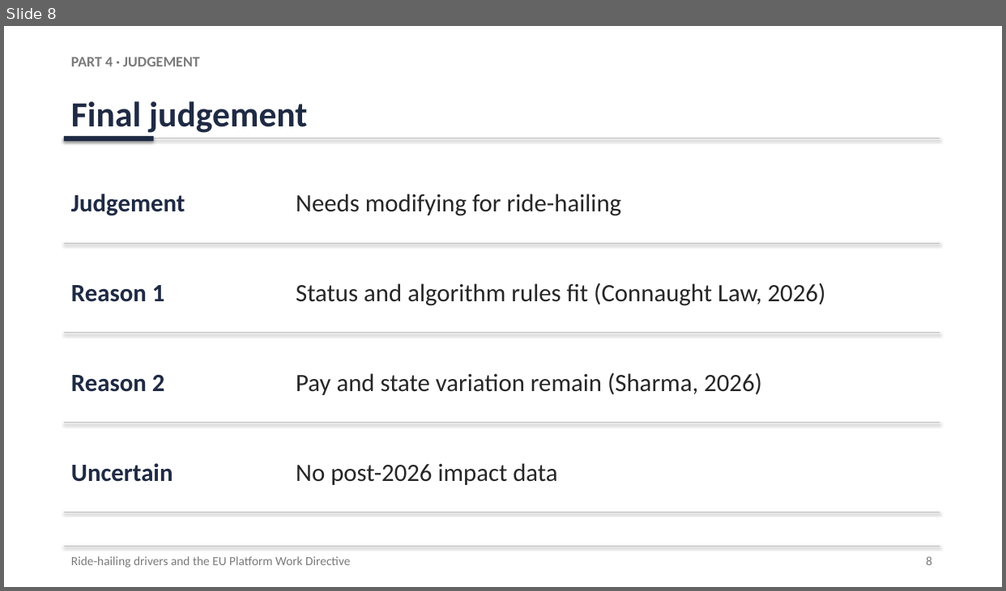
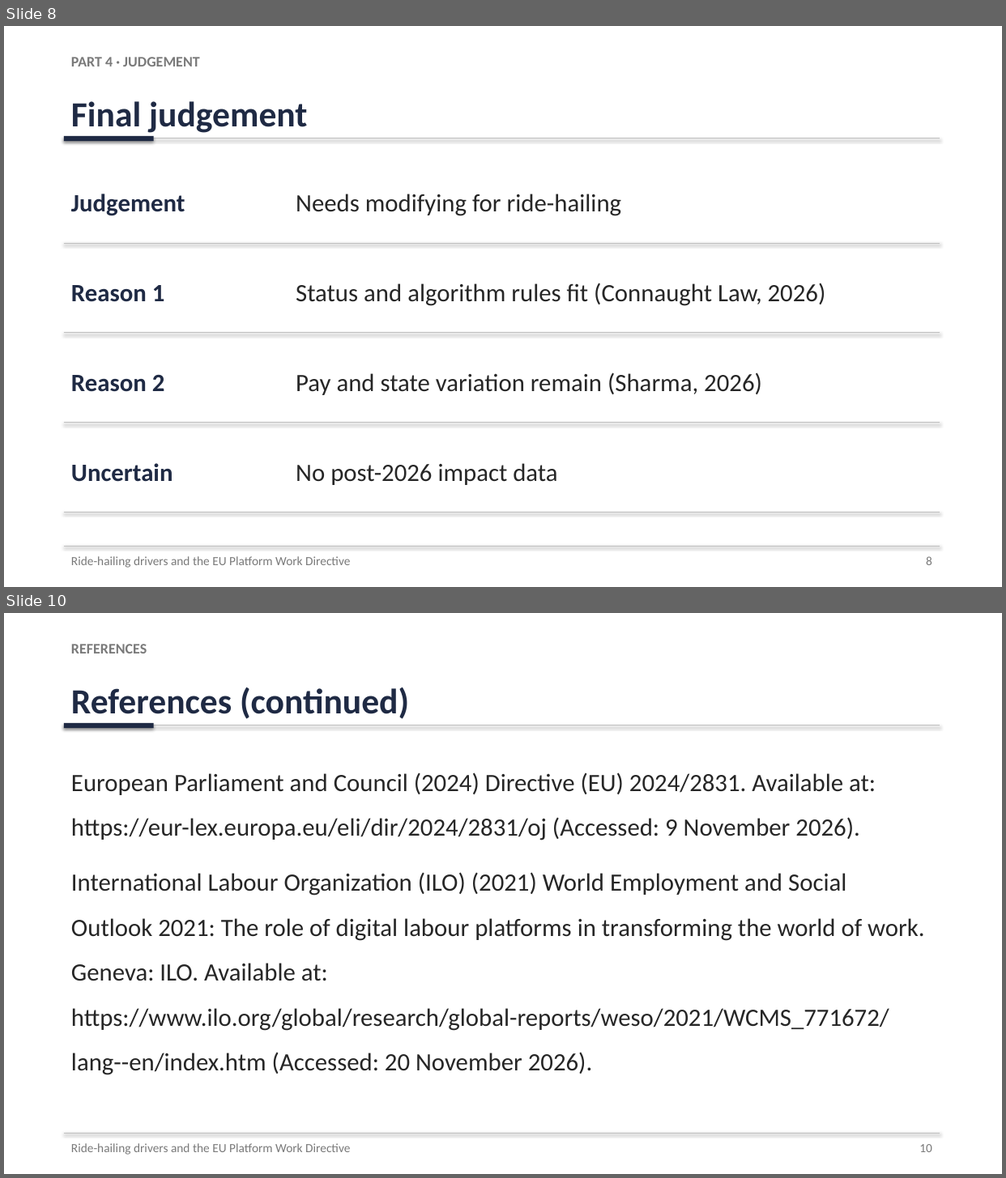
Before and after one commit to karanrg22-svg/skill, a slide deck: Ride-Hailing_Presentation.pptx. Shown one above the other, each under a label of ours: slide 8 before the commit, slides 8 and 10 after it; the slides between them are not shown. The pictures are 1006x591 and 1006x1178 pixels, drawn with LibreOffice and Linux fonts; fonts in the diff are those of the drawing. Boxes give left, top, right and bottom in pixels: in the first picture for what was removed or moved away, otherwise in the second. Text is boxed around its words. In the diff, an @@ line names an element or a change of style, - is before the commit and + after.

```diff
--- a/Ride-Hailing_Presentation.pptx
+++ b/Ride-Hailing_Presentation.pptx
@@ slide 10 added at (x1=4, y1=613, x2=1002, y2=1174), background #FFFFFF @@
@@ text added at (x1=71, y1=644, x2=147, y2=653), 14 pt, text #7A7A7A, bold @@
+REFERENCES
@@ text added at (x1=71, y1=688, x2=409, y2=719), 34 pt, text #1F2A44, bold @@
+References (continued)
@@ line added from (64, 726) to (940, 726), #BFBFBF 0.75 pt @@
@@ rectangle added at (x1=64, y1=723, x2=154, y2=728), fill #1F2A44 @@
@@ text added at (x1=71, y1=773, x2=924, y2=1076), 24 pt, text #262626 @@
+European Parliament and Council (2024) Directive (EU) 2024/2831. Available at: https://eur-lex.europa.eu/eli/dir/2024/2831/oj (Accessed: 9 November 2026).
+International Labour Organization (ILO) (2021) World Employment and Social Outlook 2021: The role of digital labour platforms in transforming the world of work. Geneva: ILO. Available at: https://www.ilo.org/global/research/global-reports/weso/2021/WCMS_771672/lang--en/index.htm (Accessed: 20 November 2026).
@@ line added from (64, 1133) to (940, 1133), #BFBFBF 0.75 pt @@
@@ text added at (x1=71, y1=1144, x2=350, y2=1155), 12 pt, text #7A7A7A @@
+Ride-hailing drivers and the EU Platform Work Directive
@@ text added at (x1=919, y1=1144, x2=932, y2=1152), 12 pt, text #7A7A7A @@
+10
```
Also in this commit, not shown: 4 slides changed.
